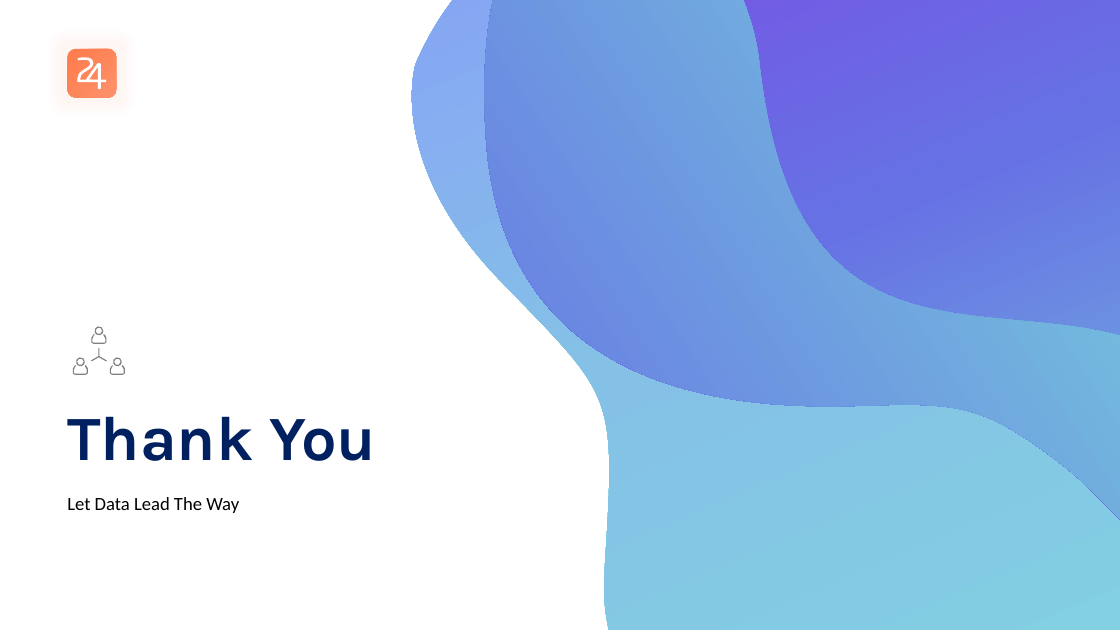
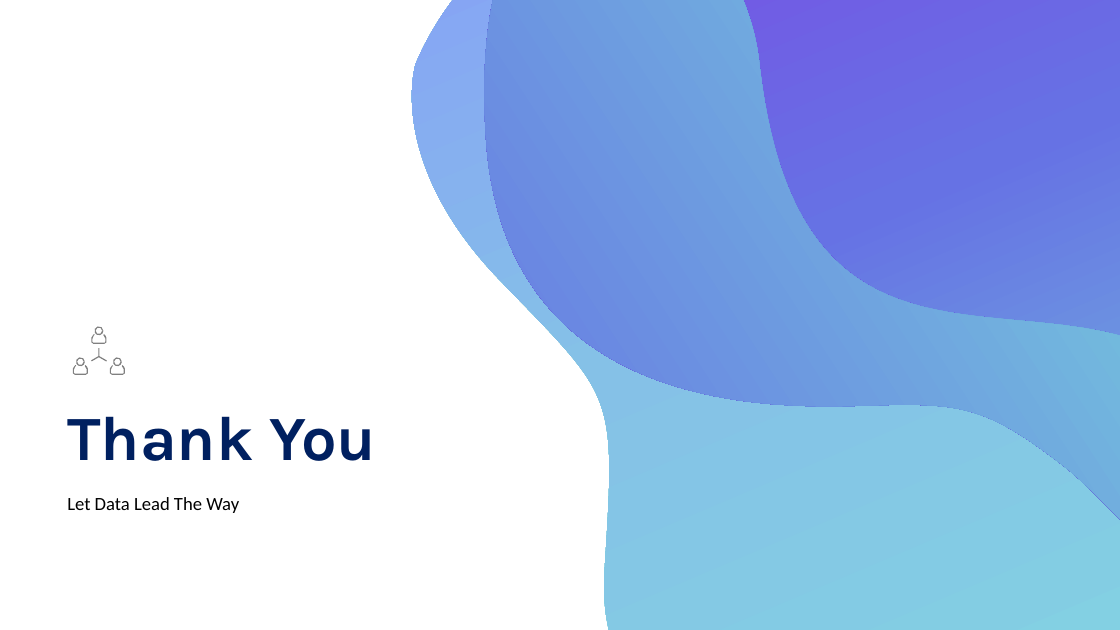
Before and after one commit to jeffleathMSDS/DDS_CaseStudy2, a slide deck: slide 26 of Target/DDSAnalytics_Fall2018.pptx (slide 19 before the commit). Drawn at 1120x630 pixels with LibreOffice and Linux fonts; fonts in the diff are those of the drawing. Boxes give left, top, right and bottom in pixels: in the first picture for what was removed or moved away, otherwise in the second. Text is boxed around its words. In the diff, an @@ line names an element or a change of style, - is before the commit and + after.

```diff
--- a/Target/DDSAnalytics_Fall2018.pptx
+++ b/Target/DDSAnalytics_Fall2018.pptx
@@ rounded rectangle removed at box(67, 49, 116, 97) @@
@@ freeform shape removed at box(77, 57, 93, 82) @@
@@ freeform shape removed at box(87, 63, 107, 89) @@
```
Also in this commit, not shown: 2 other slides changed, 17 slides added, 7 slides removed.
